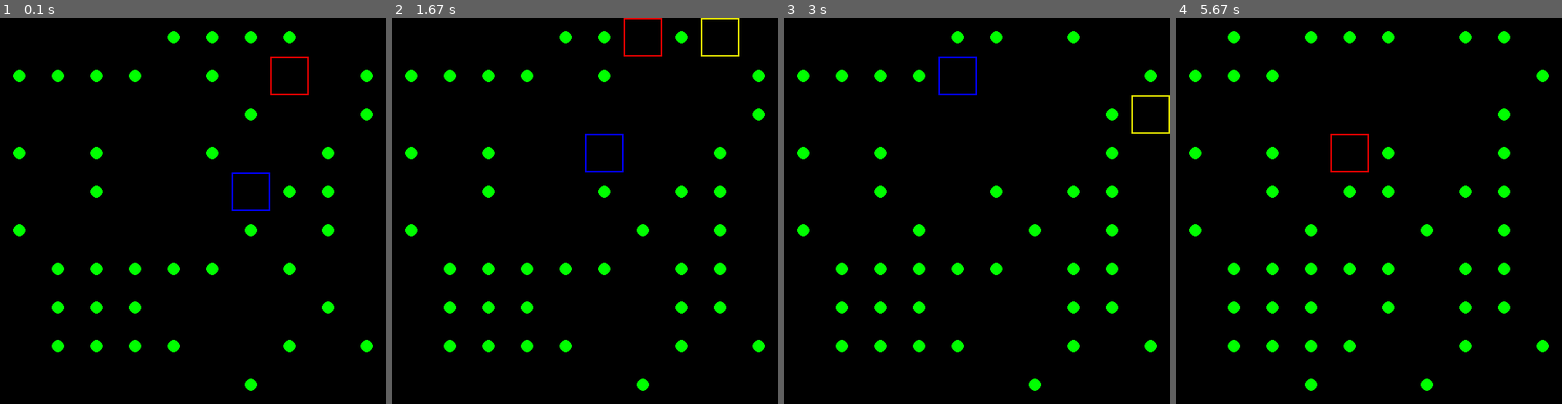
Above: before the commit, frames 1-4 (left to right).
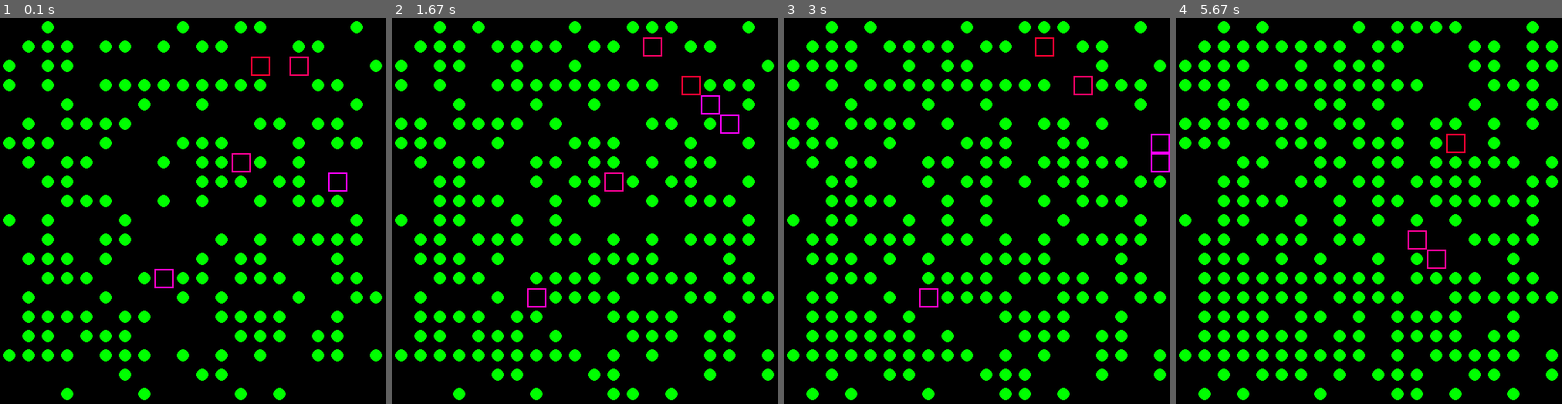
Above: after the commit, the same moments.

Repository: mill275us/Genetic
Game: pygame game, started from genetic.py
Two runs of this game, one before a commit and one after it. Both use one fixed random seed, a clock stepped at 60 frames per second and the inputs below.
Inputs:
- Up to frame 1 (0.1 s): no input
- Up to frame 2 (1.67 s): no input
- Up to frame 3 (3 s): no input
- Up to frame 4 (5.67 s): no input

The runs differ from the first frame. In frame 1, 16% of the frame differs, in the area x 0-99%, y 0-99%; in frame 2, 18%; in frame 3, 19%; in frame 4, 22%.

Commit message:
Added automatic coloring of new bugs

Diff:
--- /dev/null
+++ b/Utils/botColor.py
@@ -0,0 +1,12 @@
+class PyBotColorer:
+    def __init__(self, num_of_bots) -> None:
+        self.number_of_bots = num_of_bots
+        self.current_color = 0
+        self.increment = int(255 / self.number_of_bots)
+
+    def pyColorForBot(self):
+        self.current_color += self.increment
+        r = 255
+        g = 0
+        b = self.current_color
+        return (r, g, b)
--- a/genetic.py
+++ b/genetic.py
@@ -1,15 +1,22 @@
 import pygame
 from Utils.bot import Bot
 from Utils.field import Field
+from Utils.botColor import PyBotColorer
 
 # Main Program
 # To define say a 10 x 10 grid
 # Uses a zero base
-grid = 9
-food_density = 50
-food_spawn_per_turn = 2
+grid = 19
+number_of_starting_bots = 5
+food_density = int(.5 * grid ** 2)
+food_spawn_per_turn = int(.05 * grid ** 2)
 field = Field(grid, food_density)
-bots = [Bot(field, (225, 225, 0)), Bot(field, (225, 0, 0)), Bot(field, (0, 0, 255))]
+bots = []
+
+# Create starting field of bots
+botColorer = PyBotColorer(number_of_starting_bots)
+for i in range(number_of_starting_bots):
+    bots.append(Bot(field, botColorer.pyColorForBot()))
 
 # Setup Pygame for display
 screen_size = 500
